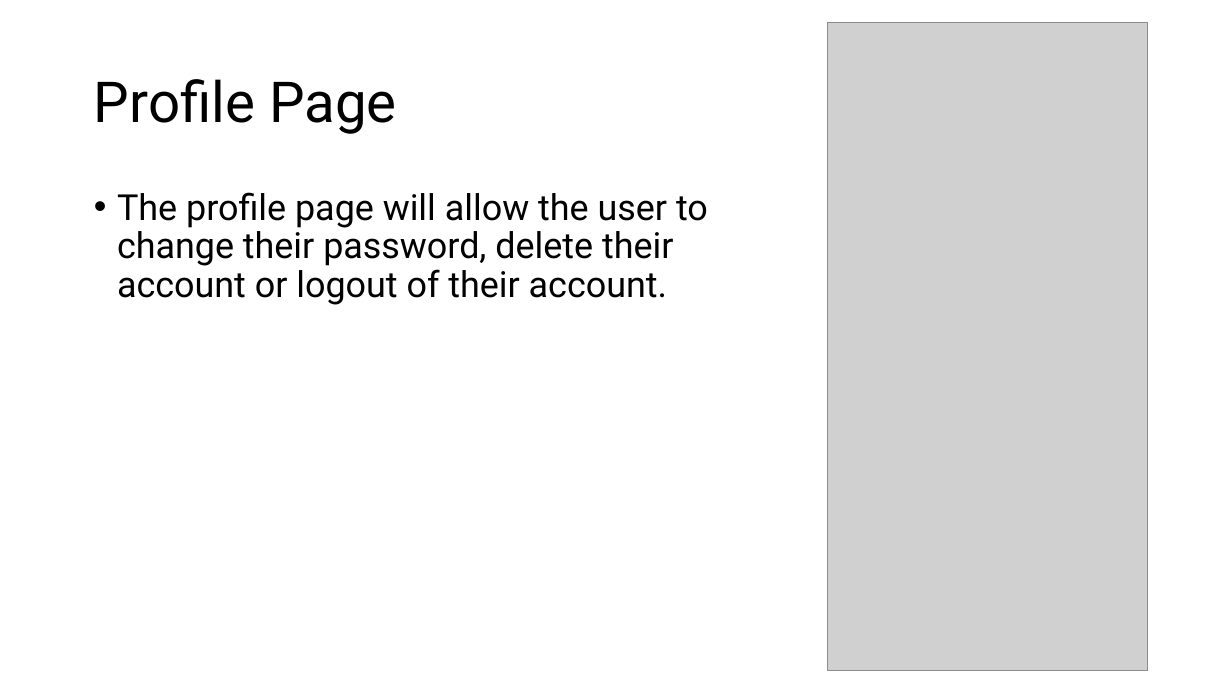
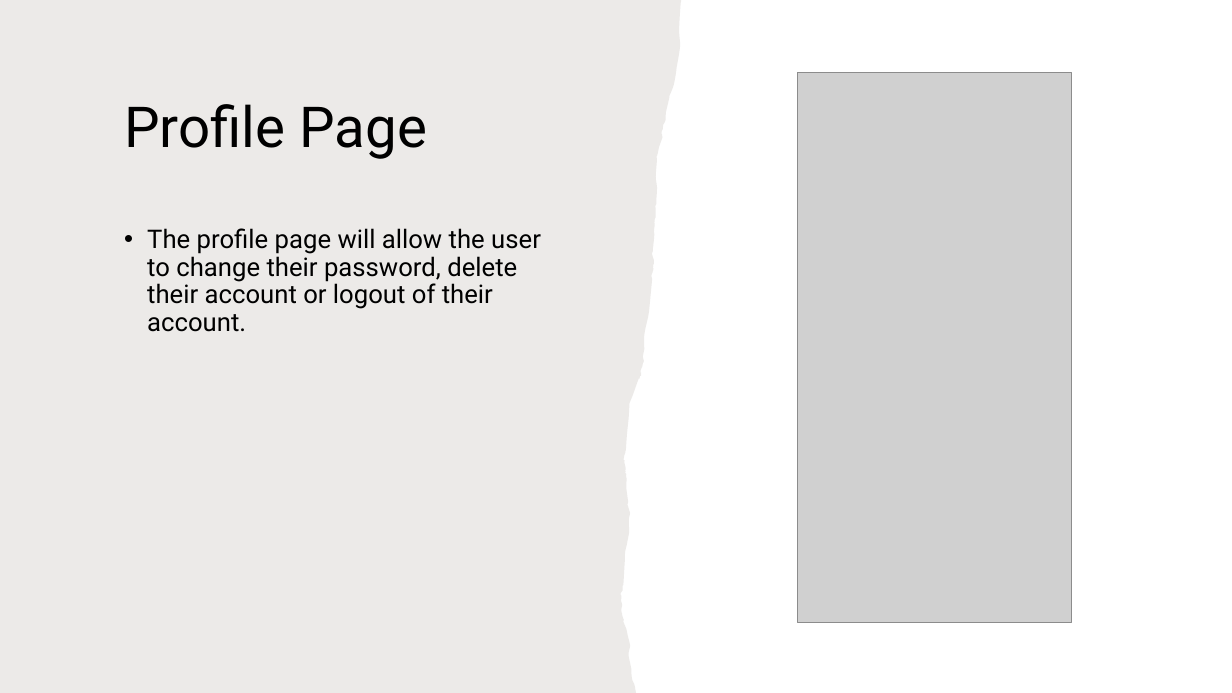
Before and after one commit to gennarofinelli/AppDev2Project, a slide deck: slide 11 of BloodLife Presentation.pptx (slide 10 before the commit). Drawn at 1232x693 pixels with LibreOffice and Linux fonts; fonts in the diff are those of the drawing; grey boxes stand for pictures. Boxes give left, top, right and bottom in pixels: in the first picture for what was removed or moved away, otherwise in the second. Text is boxed around its words. In the diff, an @@ line names an element or a change of style, - is before the commit and + after.

```diff
--- a/BloodLife Presentation.pptx
+++ b/BloodLife Presentation.pptx
@@ freeform shape added at [0, 0, 681, 693], fill #82766A at 15% opacity @@
@@ title "Profile Page": place and size @@
-title "Profile Page" at [94, 79, 397, 134]
+title "Profile Page" at [124, 104, 427, 159]
@@ picture: place and size @@
-picture at [828, 23, 1148, 670]
+picture at [798, 72, 1071, 623]
@@ text "The profile page will allow ...": place and size @@
-text "The profile page will allow ..." at [117, 192, 708, 305]
+text "The profile page will allow ..." at [147, 228, 541, 332]
@@ text "The profile page will allow ..." at [147, 228, 541, 332]: size 28 to 20 pt @@
```
Also in this commit, not shown: 11 other slides changed, 1 slide added.
